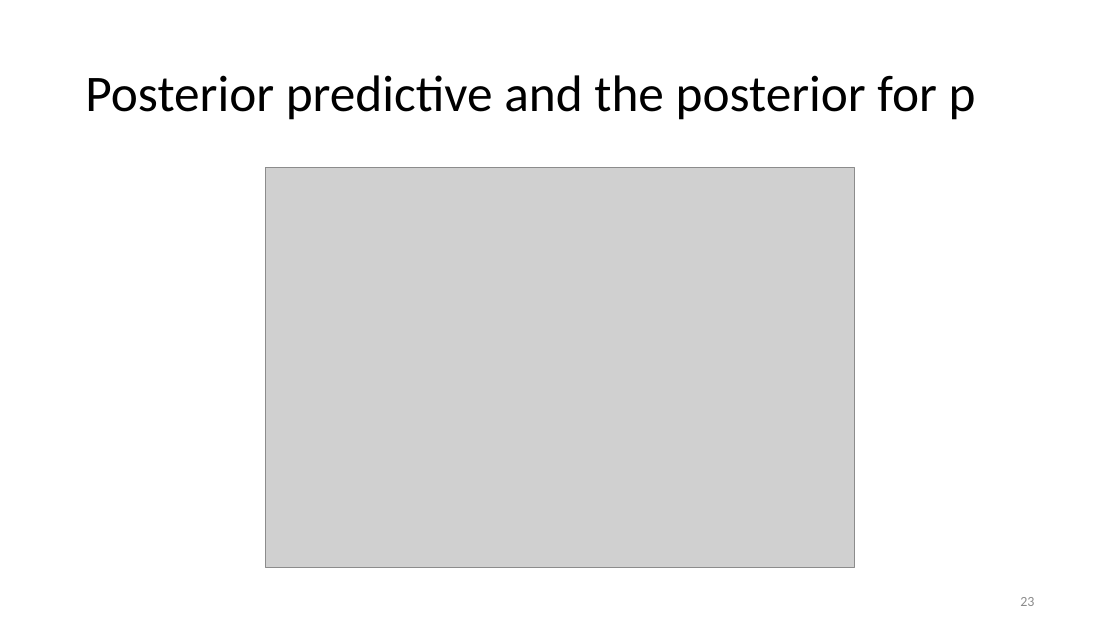
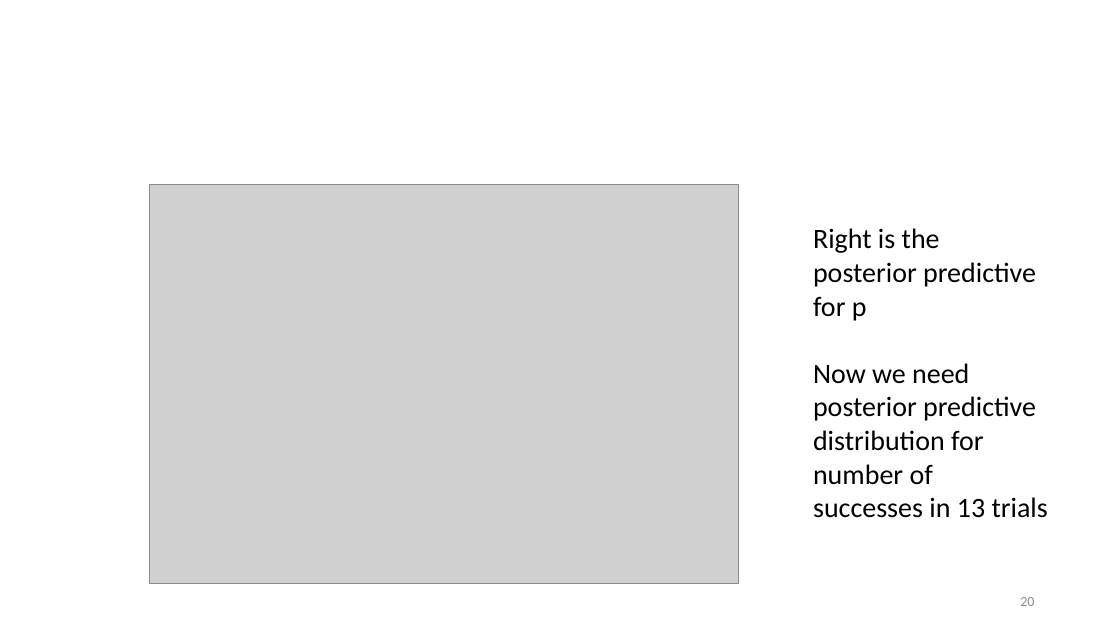
Before and after one commit to jamesbrownlow/BayesTutorialRjags, a slide deck: slide 20 of HamadaEx1.pptx (slide 23 before the commit). Drawn at 1120x630 pixels with LibreOffice and Linux fonts; fonts in the diff are those of the drawing; grey boxes stand for pictures. Boxes give left, top, right and bottom in pixels: in the first picture for what was removed or moved away, otherwise in the second. Text is boxed around its words. In the diff, an @@ line names an element or a change of style, - is before the commit and + after.

```diff
--- a/HamadaEx1.pptx
+++ b/HamadaEx1.pptx
@@ title removed at (x1=85, y1=75, x2=976, y2=120) @@
-Posterior predictive and the posterior for p
@@ picture moved from (x1=266, y1=168, x2=854, y2=568) to (x1=150, y1=184, x2=739, y2=584) @@
@@ text added at (x1=813, y1=228, x2=1048, y2=518), 24 pt, text #000000 @@
+Right is the posterior predictive for p
+Now we need posterior predictive distribution for number of successes in 13 trials
@@ page number at (x1=1020, y1=597, x2=1034, y2=606): text changed @@
-23
+20
```
Also in this commit, not shown: 12 other slides changed, 8 slides added, 4 slides removed, 1 other file.
